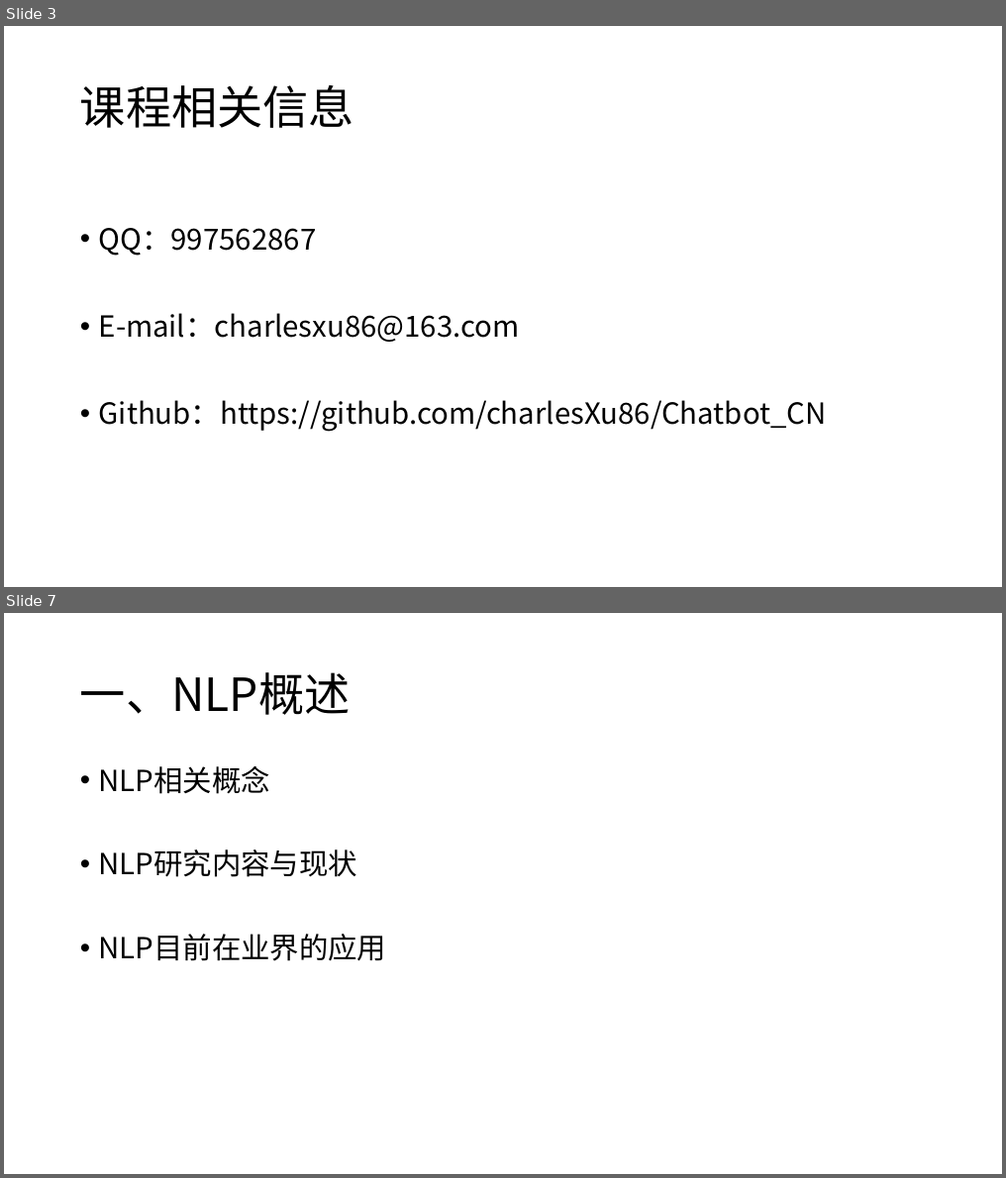
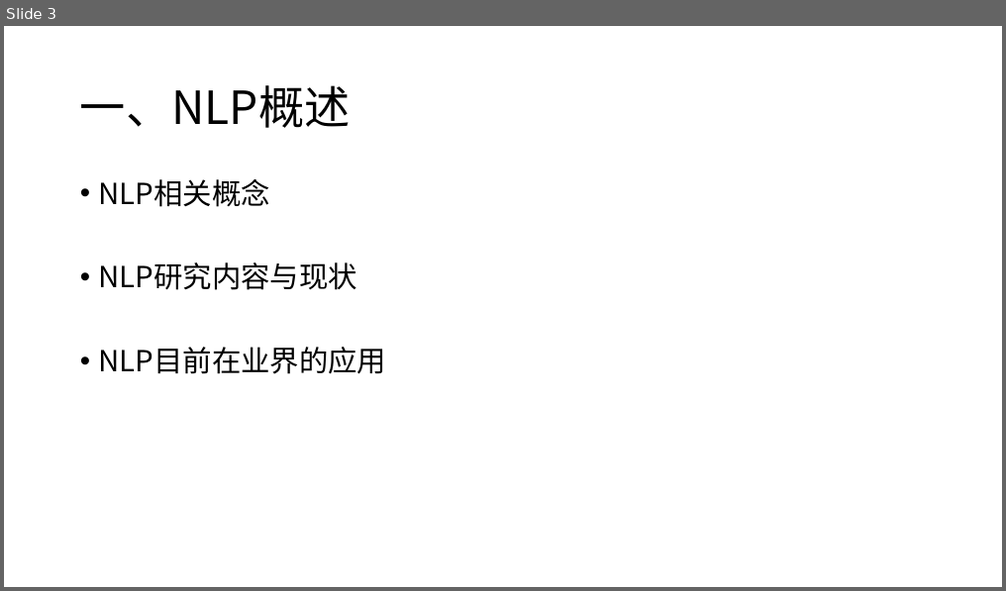
Before and after one commit to charlesXu86/Chatbot_CN, a slide deck: Chatbot_Doc/课程/NLP-5-词法分析.pptx. Shown one above the other, each under a label of ours: slides 3 and 7 before the commit, slide 3 after it; the slides between them are not shown. The pictures are 1006x1178 and 1006x591 pixels, drawn with LibreOffice and Linux fonts; fonts in the diff are those of the drawing. Boxes give left, top, right and bottom in pixels: in the first picture for what was removed or moved away, otherwise in the second. Text is boxed around its words. In the diff, an @@ line names an element or a change of style, - is before the commit and + after.

```diff
--- a/Chatbot_Doc/课程/NLP-5-词法分析.pptx
+++ b/Chatbot_Doc/课程/NLP-5-词法分析.pptx
@@ slide 3 removed at bbox=[4, 26, 1002, 587], background #FFFFFF @@
@@ title removed at bbox=[80, 85, 354, 128] @@
-课程相关信息
@@ text removed at bbox=[99, 228, 827, 432] @@
-• QQ：997562867
-• E-mail：charlesxu86@163.com
-• Github：https://github.com/charlesXu86/Chatbot_CN
@@ what was slide 7 is now slide 3 @@
```
Also in this commit, not shown: 2 slides changed, 1 slide added, 3 other slides removed, 1 other file.
